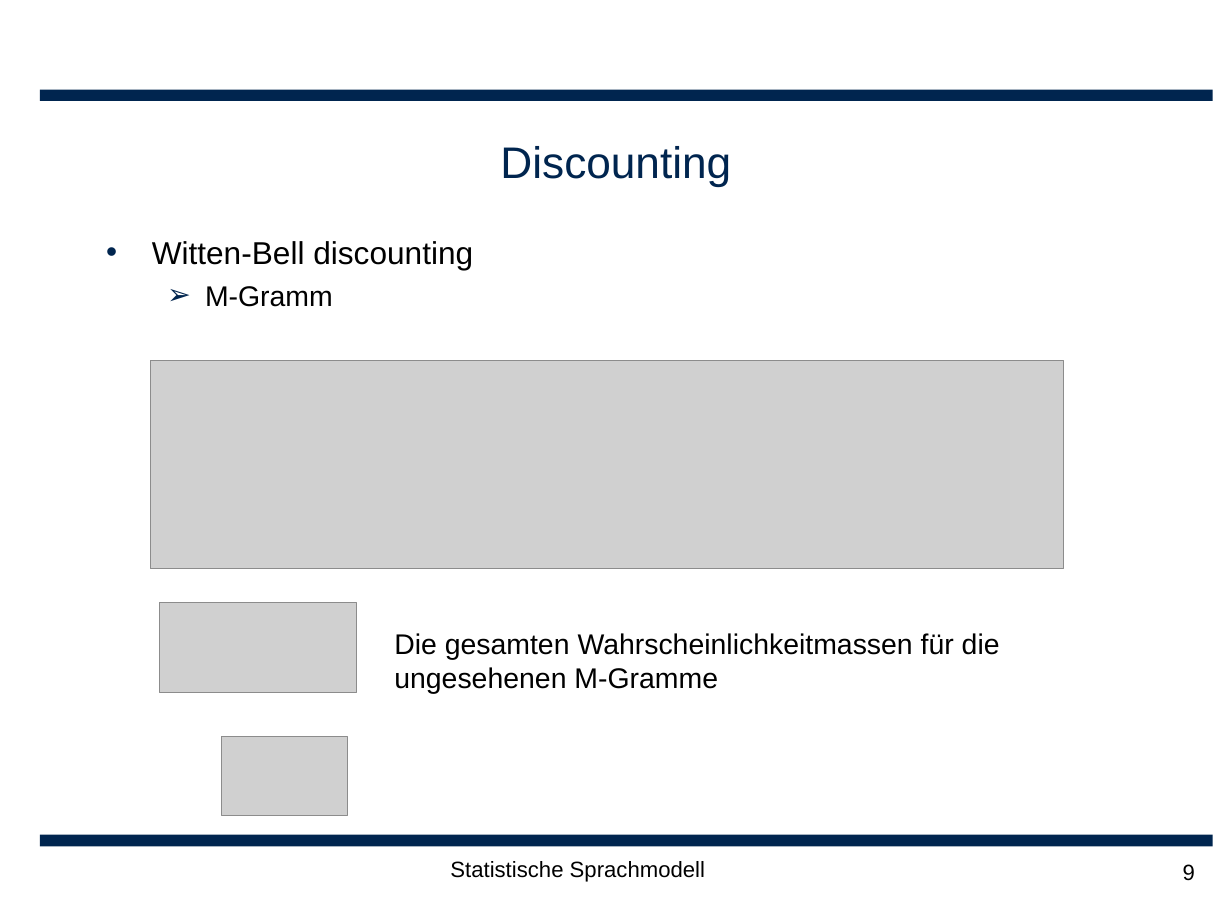
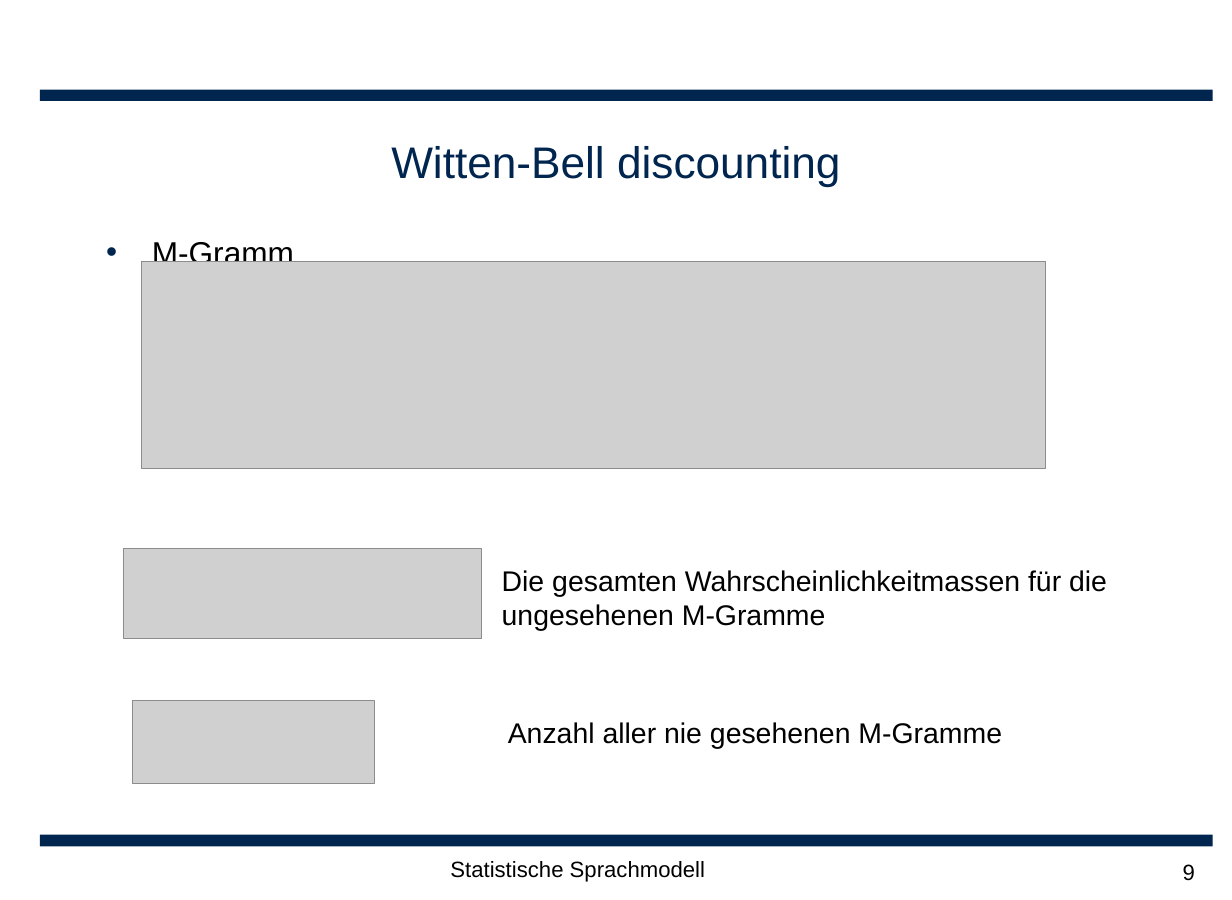
Before and after one commit to leonard117/arbeittet, a slide deck: slide 9 of ARS/doc/Statische Sprachmodellierung.ppt. Drawn at 1232x900 pixels with LibreOffice and Linux fonts; fonts in the diff are those of the drawing; grey boxes stand for pictures; background and template pictures are left out. Boxes give left, top, right and bottom in pixels: in the first picture for what was removed or moved away, otherwise in the second. Text is boxed around its words. In the diff, an @@ line names an element or a change of style, - is before the commit and + after.

```diff
--- a/ARS/doc/Statische Sprachmodellierung.ppt
+++ b/ARS/doc/Statische Sprachmodellierung.ppt
@@ title at (391, 146, 841, 187): text changed @@
-Discounting
+Witten-Bell discounting
@@ text "M-Gramm" at (152, 239, 294, 262): size 18 to 20 pt; bullet ➢ to •; list level 2 to 1 in "M-Gramm" @@
@@ picture: place and size @@
-picture at (150, 360, 1063, 568)
+picture at (141, 261, 1044, 468)
@@ text at (152, 241, 473, 270): paragraph removed @@
-• Witten-Bell discounting
@@ picture: place and size @@
-picture at (159, 602, 356, 693)
+picture at (124, 548, 482, 638)
@@ text "Die gesamten Wahrscheinlichkeitmassen für die ...": place and size @@
-text "Die gesamten Wahrscheinlichkeitmassen für die ..." at (394, 633, 1000, 694)
+text "Die gesamten Wahrscheinlichkeitmassen für die ..." at (502, 570, 1107, 631)
@@ picture: place and size @@
-picture at (222, 736, 347, 815)
+picture at (132, 700, 374, 783)
@@ text added at (508, 722, 1002, 749), 18 pt, text #000000 @@
+Anzahl aller nie gesehenen M-Gramme
```
Also in this commit, not shown: 7 other slides changed, 1 other file.
